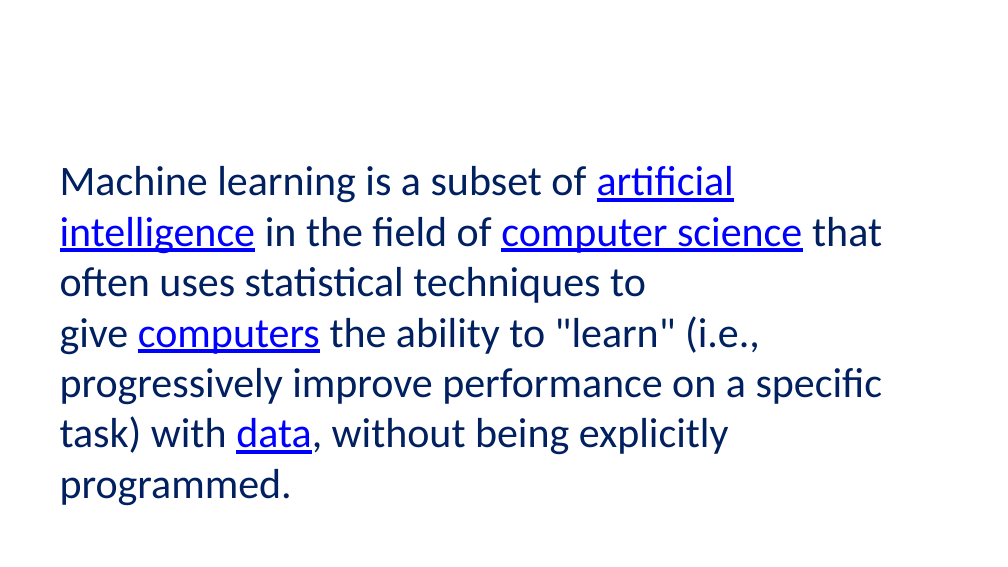
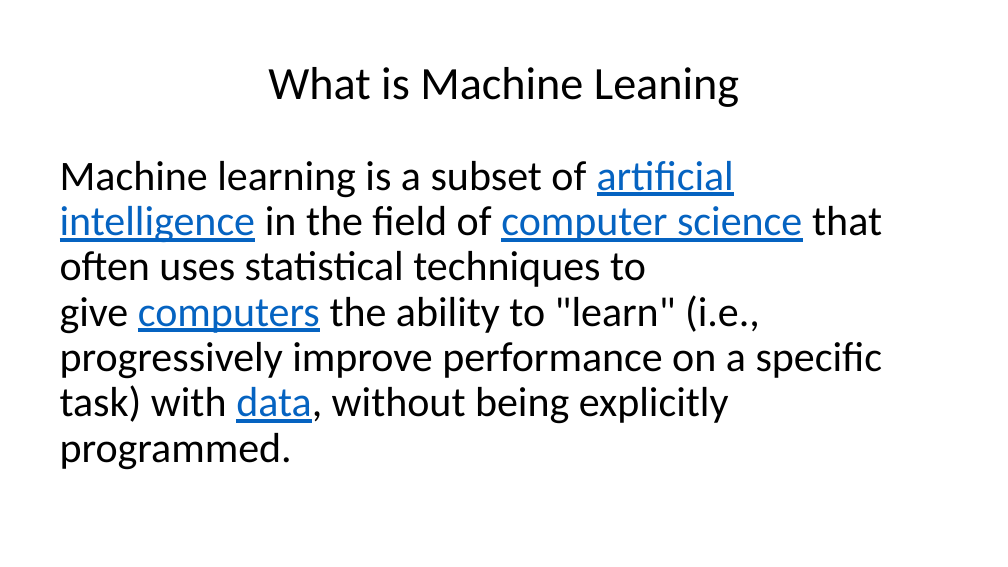
Before and after one commit to artasheskhachatryan1991/MachineLearningLectures, a slide deck: slide 2 of Welcome to Machine Learning Naive Bayes.pptx. Drawn at 1008x567 pixels with LibreOffice and Linux fonts; fonts in the diff are those of the drawing; background and template pictures are left out. Boxes give left, top, right and bottom in pixels: in the first picture for what was removed or moved away, otherwise in the second. Text is boxed around its words. In the diff, an @@ line names an element or a change of style, - is before the commit and + after.

```diff
--- a/Welcome to Machine Learning Naive Bayes.pptx
+++ b/Welcome to Machine Learning Naive Bayes.pptx
@@ title "What is Machine Leaning": place and size @@
-title "What is Machine Leaning" at <box>365,166,391,196</box>
+title "What is Machine Leaning" at <box>268,67,739,107</box>
@@ title "What is Machine Leaning" at <box>268,67,739,107</box>: size 32.4 to 33 pt, text colour #FFFFFF to #000000; alignment right to centre; line spacing 1 to 0.9 @@
@@ text "Machine learning is a subset ..." at <box>60,161,883,470</box>: text colour #002060 to #000000 in "Machine learning is a subset of in ..."; text colour #0000FF to #0563C1 in "artificial intelligence computer science computers data,"; line spacing 1 to 0.9; more space between paragraphs @@
```
Also in this commit, not shown: 5 other slides changed, 1 slide added, 1 slide removed.
